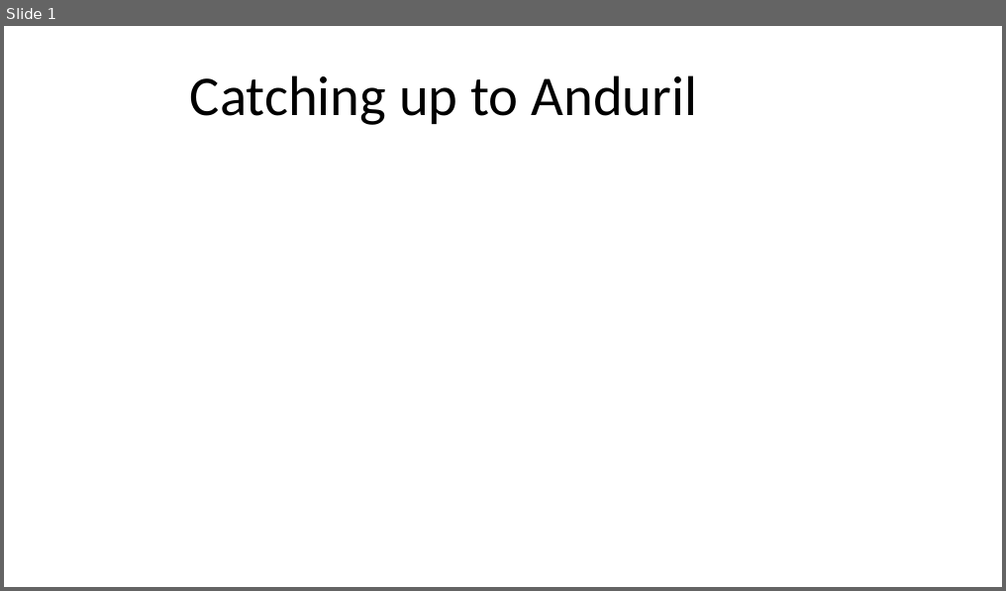
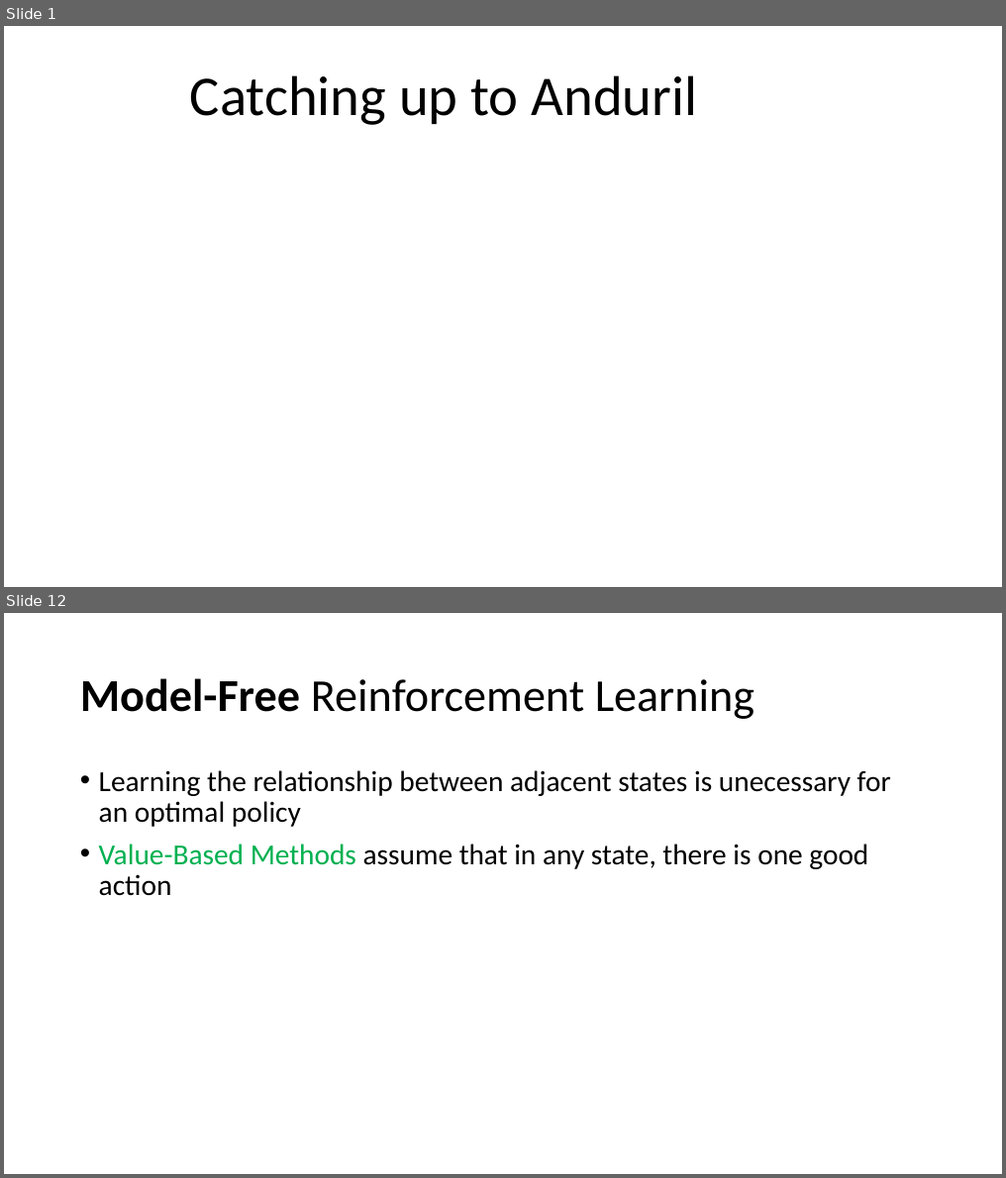
Before and after one commit to akshaygulabrao/flappybird-monorepo, a slide deck: Slides.pptx. Shown one above the other, each under a label of ours: slide 1 before the commit, slides 1 and 12 after it; the slides between them are not shown. The pictures are 1006x591 and 1006x1178 pixels, drawn with LibreOffice and Linux fonts; fonts in the diff are those of the drawing. Boxes give left, top, right and bottom in pixels: in the first picture for what was removed or moved away, otherwise in the second. Text is boxed around its words. In the diff, an @@ line names an element or a change of style, - is before the commit and + after.

```diff
--- a/Slides.pptx
+++ b/Slides.pptx
@@ slide 12 added at (4,613,1002,1174), background #FFFFFF @@
@@ title added at (80,678,754,719), 44 pt, text #000000 @@
+Model-Free Reinforcement Learning
@@ text added at (99,770,891,896), 28 pt, text #000000 @@
+• Learning the relationship between adjacent states is unecessary for an optimal policy
+• Value-Based Methods assume that in any state, there is one good action
```
Also in this commit, not shown: 7 slides changed, 4 other slides added, 2 slides removed, 2 other files.
